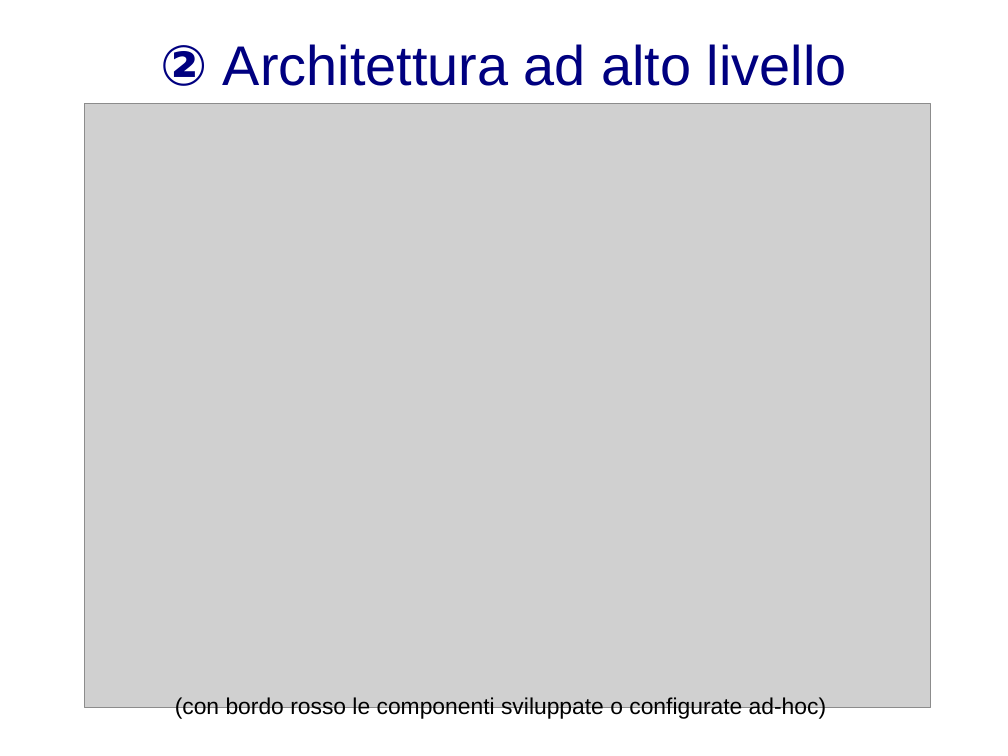
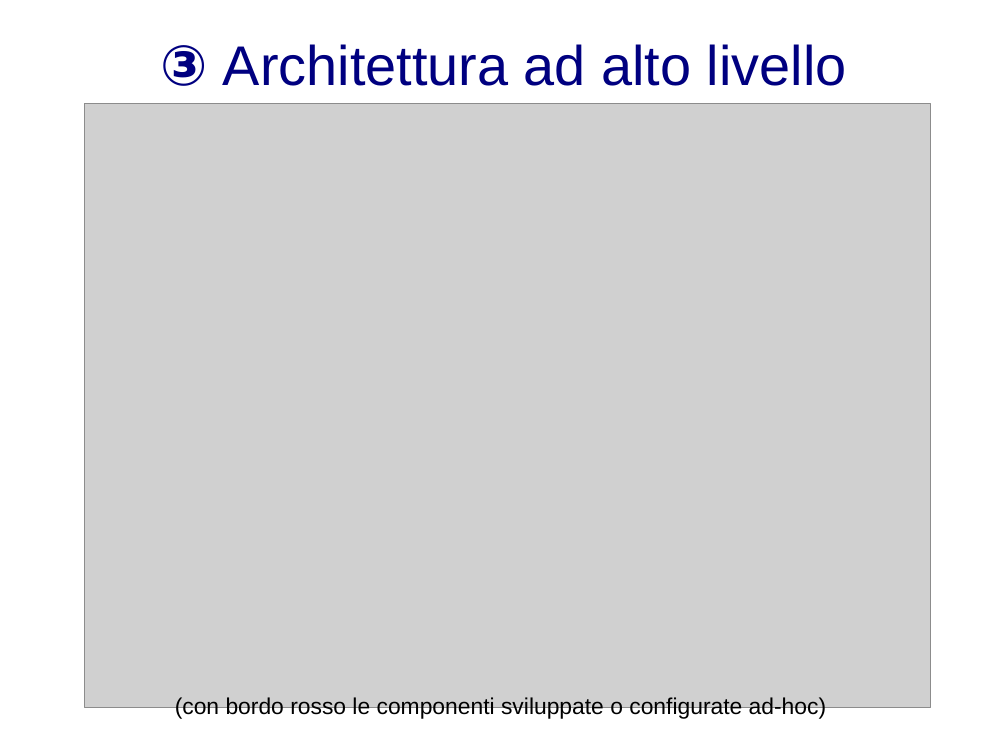
Before and after one commit to biancini/Shibboleth-Authentication, a slide deck: slide 9 of documentation/ShibbolethExtensions.pptx (slide 8 before the commit). Drawn at 1008x756 pixels with LibreOffice and Linux fonts; fonts in the diff are those of the drawing; grey boxes stand for pictures; background and template pictures are left out. Boxes give left, top, right and bottom in pixels: in the first picture for what was removed or moved away, otherwise in the second. Text is boxed around its words. In the diff, an @@ line names an element or a change of style, - is before the commit and + after.

```diff
--- a/documentation/ShibbolethExtensions.pptx
+++ b/documentation/ShibbolethExtensions.pptx
@@ text at bbox=[160, 44, 847, 86]: text changed @@
-② Architettura ad alto livello
+③ Architettura ad alto livello
```
Also in this commit, not shown: 8 other slides changed, 2 slides added.
